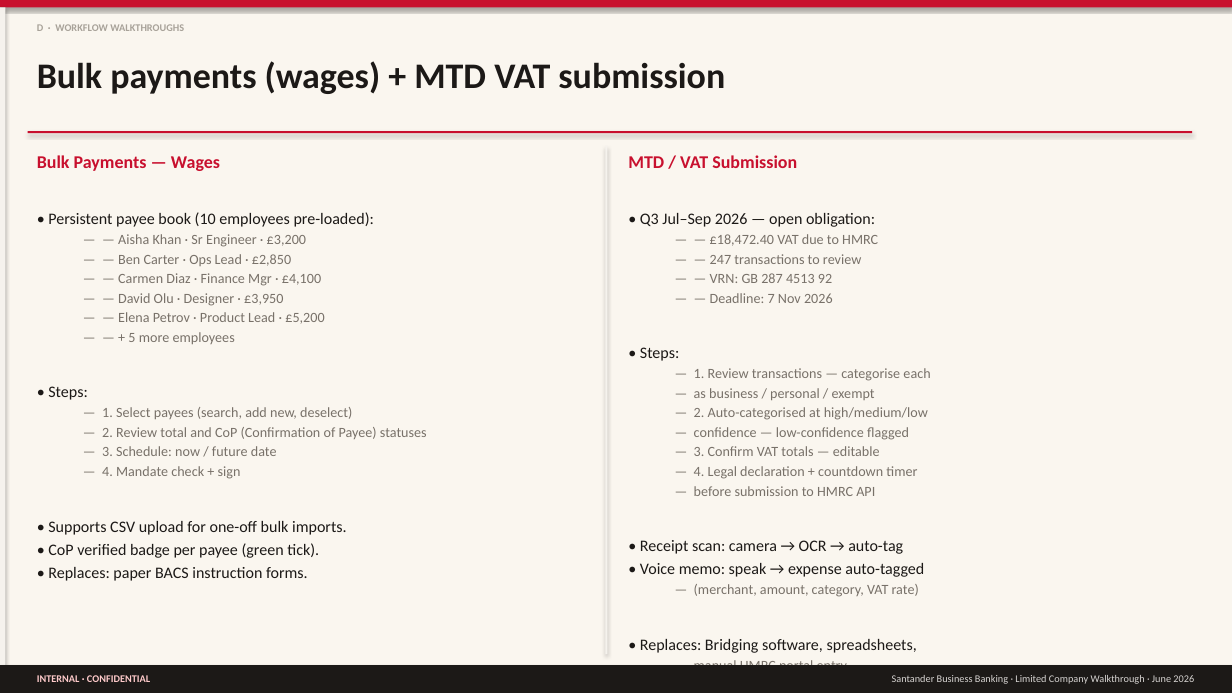
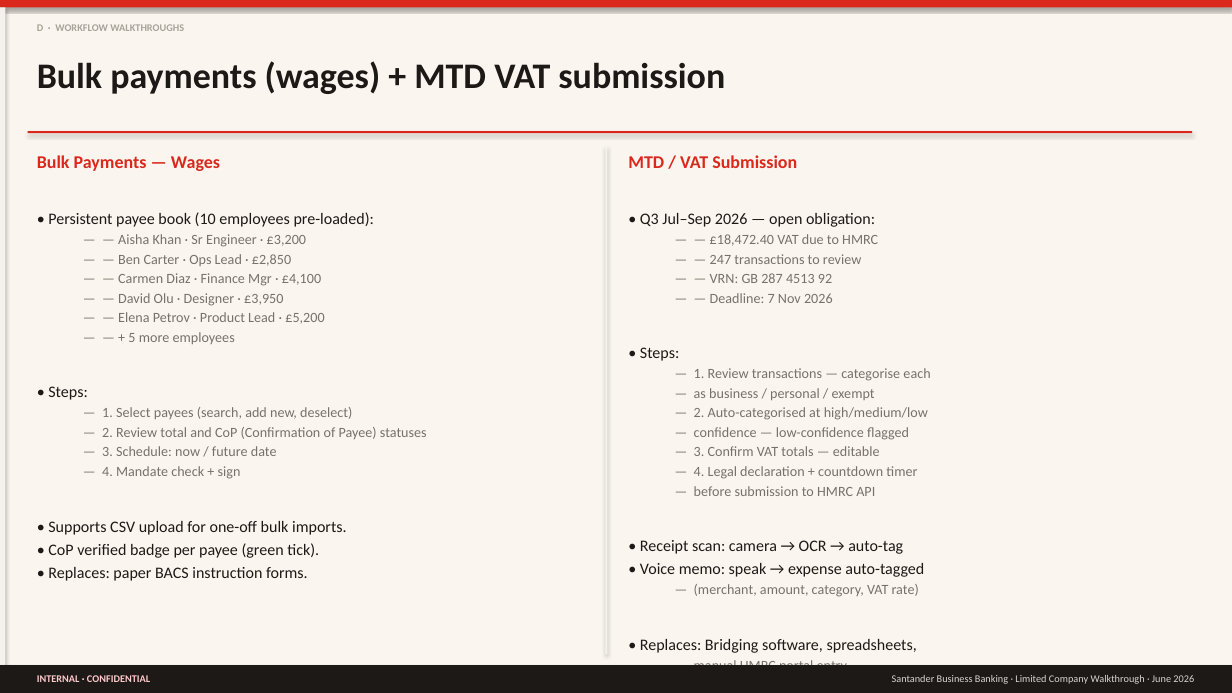
Before and after one commit to imscots-ui/santander, a slide deck: slide 24 of Santander_LimitedCompany_Walkthrough.pptx. Drawn at 1232x693 pixels with LibreOffice and Linux fonts; fonts in the diff are those of the drawing. Boxes give left, top, right and bottom in pixels: in the first picture for what was removed or moved away, otherwise in the second. Text is boxed around its words. In the diff, an @@ line names an element or a change of style, - is before the commit and + after.

```diff
--- a/Santander_LimitedCompany_Walkthrough.pptx
+++ b/Santander_LimitedCompany_Walkthrough.pptx
@@ rectangle at bbox=[0, 0, 1232, 7]: fill #C8102E to #DA291C @@
@@ rectangle at bbox=[28, 131, 1192, 133]: fill #C8102E to #DA291C @@
@@ text at bbox=[37, 155, 220, 171]: text colour #C8102E to #DA291C in "Bulk Payments — Wages" @@
@@ text at bbox=[628, 155, 797, 168]: text colour #C8102E to #DA291C in "MTD / VAT Submission" @@
```
Also in this commit, not shown: 30 other slides changed, 16 other files.
